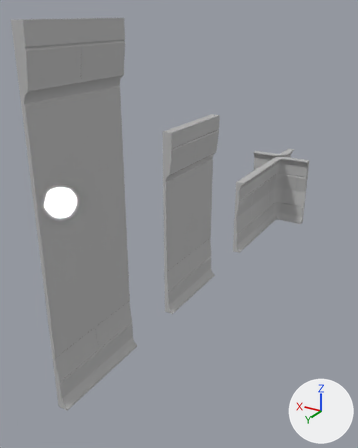
An edit to the FBX model Assets/Game/Models/Environment/Walls/Lab/SM_WallSet_Lab.fbx, drawn before and after from the same camera.
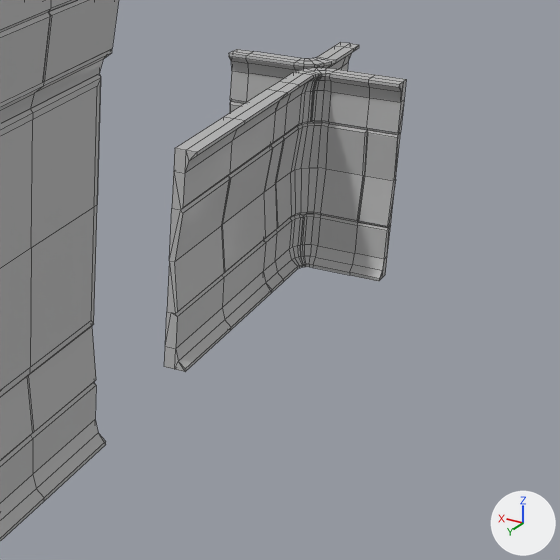
Old and new are each drawn whole from a camera (50 mm lens) standing at (-4.86, 12.33, 6.1) and looking at (0.56, 3.3, 1.58) and again close up on the part from 51% to 100% of the width and 30% to 70% of the height. The axes (+X, +Y, +Z) are drawn at lower right. The lights are the same throughout. The close-ups show mesh edges as thin lines. Where no turn or scale is listed for an object, it has been applied to the vertices. Vertices at the same position are counted once.

In view in the first close-up: 'wall_Lab_Basic_Base', 'wall_Lab_Basic_Upper', 'wall_Lab_CornerO_Upper', 'wall_Lab_Corner_Base', 'wall_Lab_Corner_Upper', 'wall_Lab_mid_Base', 'wall_Lab_mid_Upper'.
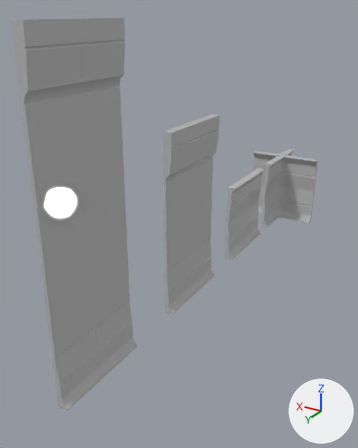
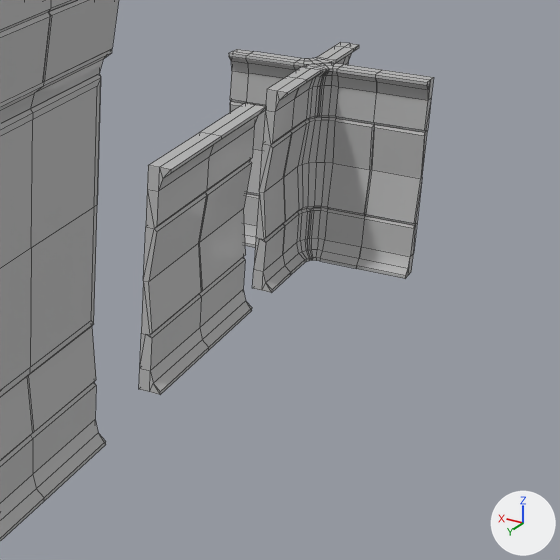
Commit message: short  wall now matching!

What differs and where, as boxes (x1, y1, x2, y2) in the close-ups (560 x 560 px; the box of a moved part takes in the faces that stretch with it):
'wall_Lab_Corner_Upper', reshaped, moved (25% wider)
    before: (264, 68, 406, 237)
    after: (256, 63, 434, 240)
'wall_Lab_Basic_Upper', moved
    before: (167, 89, 287, 314)
    after: (141, 103, 266, 335)
'wall_Lab_Corner_Base', reshaped (28% wider, 9% taller)
    before: (263, 214, 391, 292)
    after: (253, 208, 417, 293)
'wall_Lab_Basic_Base', moved
    before: (164, 240, 272, 372)
    after: (139, 257, 252, 395)
'wall_Lab_CornerO_Base', reshaped (not visible before)
    after: (244, 193, 259, 248)
part 3 of me_mesh_001, added
    after: (365, 70, 434, 225)
part 4 of me_mesh_001, added
    after: (256, 77, 306, 240)
part 5 of me_mesh_001, deleted
    before: (359, 75, 406, 228)
part 6 of me_mesh, added
    after: (356, 216, 417, 279)
part 7 of me_mesh, moved or reshaped
    before: (263, 214, 391, 292)
    after: (263, 208, 365, 292)

Patch to the scene script:
```diff
--- a/Assets/Game/Models/Environment/Walls/Lab/SM_WallSet_Lab.fbx.py
+++ b/Assets/Game/Models/Environment/Walls/Lab/SM_WallSet_Lab.fbx.py
@@ me_mesh_008 @@
 me_mesh_008.from_pydata(...)  # 169 vertices, 148 faces; spans x -0.2..1.0, y -1.0..0.2, z 0.0..0.55
 # used by ob_wall_lab_cornero_base; location = (0.2, -2.2, 0.0)
+# me_mesh_008 part 1: the loose piece of 122 vertices spanning x -0.2..0.8, y -0.8..0.2, z 0.0..0.525 is moved by (0.2, 0.8, 0.0)
 me_mesh_008.materials.append(mat_wall_lab)
@@ me_mesh_002 @@
 me_mesh_002.from_pydata(...)  # 33 vertices, 36 faces; spans x -0.2..0.0, y -2.0..0.0, z 0.0..0.53
 # used by ob_wall_lab_basic_base; location = (0.2, 1.0, 0.0)
+# me_mesh_002 part 2: the whole mesh is moved by (0.2, 0.0, 0.0)
 me_mesh_002.materials.append(mat_wall_lab)
@@ me_mesh_001 @@
 # used by ob_wall_lab_corner_upper; location = (0.0, -1.8, 0.0)
-me_mesh_001.from_pydata(...)  # 184 vertices, 186 faces; spans x -0.8..0.2, y -0.2..0.8, z 0.525..2.0
+me_mesh_001.from_pydata(...)  # 216 vertices, 186 faces; spans x -1.0..0.2, y -0.2..1.0, z 0.525..2.0
+# me_mesh_001 part 3: a new loose piece of 32 vertices spanning x -1.0..-0.5, y -0.2..0.0, z 0.525..2.0, in mat_wall_lab (grey #bcbcbc)
+# me_mesh_001 part 4: a new loose piece of 32 vertices spanning x 0.0..0.2, y 0.5..1.0, z 0.525..2.0, in mat_wall_lab (grey #bcbcbc)
+# me_mesh_001 part 5: 16 vertices removed from x -0.8, y -0.2..0.0, z 0.525..2.0
 me_mesh_001.materials.append(mat_wall_lab)
@@ me_mesh @@
 # used by ob_wall_lab_corner_base; location = (0.0, -1.0, 0.0)
-me_mesh.from_pydata(...)  # 125 vertices, 128 faces; spans x -0.8..0.2, y -1.0..0.0, z 0.0..0.55
+me_mesh.from_pydata(...)  # 147 vertices, 128 faces; spans x -1.0..0.2, y -1.2..0.0, z 0.0..0.55
+# me_mesh part 6: a new loose piece of 22 vertices spanning x -1.0..-0.5, y -1.2..-1.0, z 0.0..0.525, in mat_wall_lab (grey #bcbcbc)
+# me_mesh part 7: 112 vertices removed from x -0.8..0.2, y -1.0..-0.29, z 0.0..0.55; 112 vertices added at x -0.5..0.2, y -1.2..-0.49, z 0.0..0.55
 me_mesh.materials.append(mat_wall_lab)
@@ ob_wall_lab_basic_base @@
 ob_wall_lab_basic_base = bpy.data.objects.new('wall_Lab_Basic_Base', me_mesh_002)
-ob_wall_lab_basic_base.location = (0.2, 1.0, 0.0)
+ob_wall_lab_basic_base.location = (0.0, 1.5, 0.0)
@@ ob_wall_lab_corner_upper @@
 ob_wall_lab_corner_upper = bpy.data.objects.new('wall_Lab_Corner_Upper', me_mesh_001)
-ob_wall_lab_corner_upper.location = (0.0, -1.8, 0.0)
+ob_wall_lab_corner_upper.location = (0.0, -2.0, 0.0)
@@ ob_wall_lab_basic_upper @@
 ob_wall_lab_basic_upper = bpy.data.objects.new('wall_Lab_Basic_Upper', me_mesh_003)
-ob_wall_lab_basic_upper.location = (0.0, 0.0, 0.0)
+ob_wall_lab_basic_upper.location = (0.0, 0.5, 0.0)
```
